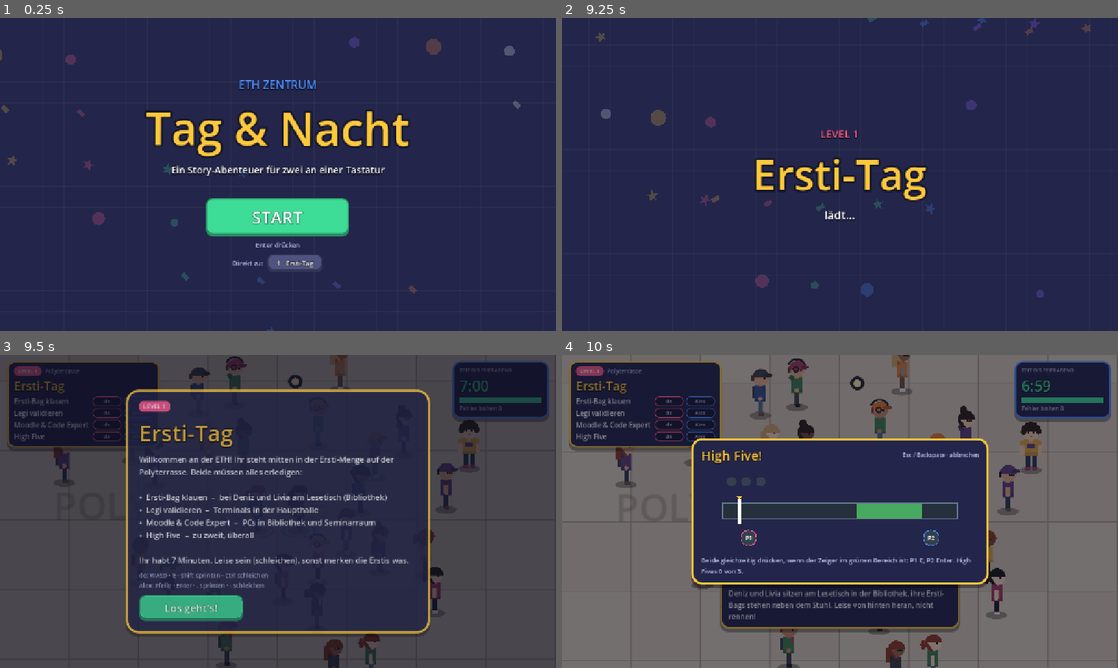
Above: before the commit, frames 1-4 (two rows, left to right).
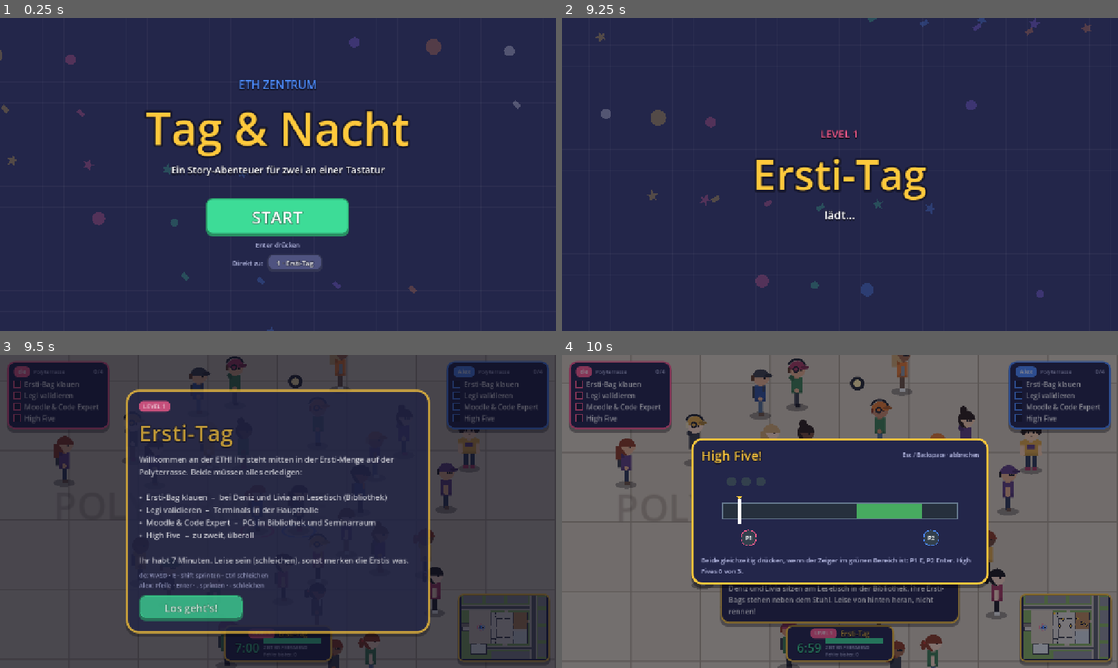
Above: after the commit, the same moments.

Repository: fzehnder/viscon-game
Game: Godot game, scene res://menu.tscn
Same seed, same stepped clock (60 frames per second), same inputs: the game is played once before the commit and once after it.
Inputs (mouse positions are in pixels of both pictures, inside the frame that each line leads up to):
- Up to frame 1 (0.25 s): no input
- Up to frame 2 (9.25 s): click "START" at 0.5 s; tap Enter at 1.25, 8.1 s; move the mouse to (962, 158) at 1.27 s; hold D 1.28-2 s; tap E at 1.35 s; click (962, 158) at 1.42 s; tap Space at 1.52, 4.52, 6.02, 6.77, 7.52, 9.02 s; click (878, 205) at 2.02 s; type "Alex" at 2.1 s; click "Bewerbung abschicken" at 2.75 s; click "Foto machen" at 3.5 s; move the mouse to (728, 190) at 4.27 s; hold S 4.28-5.03 s; tap Shift at 4.35 s; click (728, 190) at 4.42 s; move the mouse to (895, 105) at 5.02 s; hold D 5.03-5.78 s; tap Ctrl at 5.1 s; click (895, 105) at 5.17 s; move the mouse to (812, 237) at 5.77 s; hold W 5.78-6.53 s; tap 1 at 5.85 s; click (812, 237) at 5.92 s; move the mouse to (1006, 221) at 6.52 s; hold A 6.53-8.03 s; tap 2 at 6.6 s; click (1006, 221) at 6.67 s; move the mouse to (673, 127) at 7.27 s; tap 3 at 7.35 s; click (673, 127) at 7.42 s; move the mouse to (867, 174) at 8.02 s; hold S 8.03-8.78 s; click (867, 174) at 8.17 s; move the mouse to (756, 96) at 8.77 s; hold D from 8.78 s (still down); tap Keypad Enter at 8.85 s; click (756, 96) at 8.92 s
- Up to frame 3 (9.5 s): keep holding D
- Up to frame 4 (10 s): move the mouse to (962, 495) at 9.52 s; release D at 9.53 s; hold W from 9.53 s (still down); tap 2 at 9.6 s; click (962, 495) at 9.67 s; tap Space at 9.77 s; tap Enter (start) at 9.8 s

Frames 1-2 are identical in both runs. In frame 3, 8.4% of the frame differs, in the area x 1-99%, y 2-99%; in frame 4, 15%, in the area x 1-99%, y 1-100%.

Commit message:
HUD: tasks on each player's side, mini map, smooth split screen
- one task card per player: P1 (WASD) top left, P2 (arrow keys) top right,
  with tick boxes, a counter and the zone that player is in
- level and timer move to a compact card at the bottom centre, so that
  nothing covers the players along the top
- mini map bottom right: campus, both players, open tasks, hunting Opps
- split screen: always two half views; together they form one picture, to
  split each camera glides to its player and the divider grows in. No more
  jump when the players drift apart or come back together. Zoom now goes
  through main.zoom for both cameras

Co-Authored-By: Claude Opus 5.5 <noreply@anthropic.com>

Diff:
--- a/godot/scripts/hud.gd
+++ b/godot/scripts/hud.gd
@@ -1,19 +1,24 @@
 extends CanvasLayer
-## Screen overlay in the playful style: task card with per-player chips, timer, interaction prompts,
-## bouncy toasts, big "done!" celebrations with confetti, and the start / win / lose screens.
+## Screen overlay in the playful style: one task card per player on that player's side of the
+## screen (P1 left, P2 right), level and timer bottom centre, mini map bottom right,
+## interaction prompts, bouncy toasts, big "done!" celebrations with confetti, and the
+## start / win / lose screens.
+## Nothing sits in the top centre: while the players share one picture, the one further up can
+## be anywhere along the top between the two task cards.
 
 const CH = preload("res://scripts/characters.gd")
 const KEYS = preload("res://scripts/controls.gd")
 const UI = preload("res://scripts/ui.gd")
+const M = preload("res://scripts/map_data.gd")
+const BAR_W := 132.0
 
 var main
 var root: Control
-# task card
-var tag_l: Label
-var zone_l: Label
+# one task card per player: [panel, zone label, counter label, box for the rows]
+var cards: Array = []
+var task_rows: Array = [[], []]   # per player: [row, tick, label]
 var title_l: Label
-var task_box: VBoxContainer
-var task_rows: Array = []      # day: [row, [chip0, chip1], [state0, state1]]; night: [label]
+var minimap: Control
 # timer / meter
 var meter_title: Label
 var meter_l: Label
@@ -72,6 +77,88 @@
 		draw_colored_polygon(UI2.star_points(Vector2(210, 45), 12, 5, t * 3.0), UI2.GREEN)
 
 
+## Check box in front of a task: empty frame, filled with a tick once the task is done.
+class Tick:
+	extends Control
+	var col := Color.WHITE
+	var on := false
+
+	func _draw() -> void:
+		var r := Rect2(Vector2.ZERO, size)
+		draw_rect(r, col if on else Color(0, 0, 0, 0.3))
+		draw_rect(r, col, false, 2.0)
+		if on:
+			draw_polyline(PackedVector2Array([Vector2(3.5, 8.5), Vector2(7.0, 12.0), Vector2(12.5, 4.5)]), Color.WHITE, 2.2)
+
+
+## Mini map: the whole campus, both players, what is still to do (in the colour of whoever still
+## has to do it, yellow = both) and Opps that are chasing somebody right now.
+class MiniMap:
+	extends Control
+	const M2 = preload("res://scripts/map_data.gd")
+	const UI2 = preload("res://scripts/ui.gd")
+	const KEYS2 = preload("res://scripts/controls.gd")
+	const TS := 32.0
+	const PX := 1.75   # screen pixels per tile
+	var main
+	var tex: ImageTexture
+	var map_px := Vector2.ONE
+	var t := 0.0
+
+	func _ready() -> void:
+		mouse_filter = Control.MOUSE_FILTER_IGNORE
+		texture_filter = CanvasItem.TEXTURE_FILTER_NEAREST
+		var w: int = main.data["W"]
+		var h: int = main.data["H"]
+		map_px = Vector2(w, h) * TS
+		custom_minimum_size = Vector2(w, h) * PX
+		var cols := {M2.GRASS: "86b25e", M2.ROAD: "5b5f66", M2.WALK: "bfbaaf", M2.PAVE: "d6ccb8", M2.STONE: "dcd8cf",
+			M2.WOOD: "b98a57", M2.WALL: "3d4148", M2.MARBLE: "e1dccf", M2.TILE: "e3e9e9", M2.ROOF: "8f9297",
+			M2.RAIL: "8b8479", M2.CARPET: "b98a57", M2.LAB: "cfd8dc"}
+		var img := Image.create(w, h, false, Image.FORMAT_RGB8)
+		for y in h:
+			for x in w:
+				var c := Color(String(cols.get(main.data["map"][y * w + x], "86b25e")))
+				if main.night:
+					c = c.darkened(0.5).lerp(Color("1c2b4d"), 0.3)
+				img.set_pixel(x, y, c)
+		tex = ImageTexture.create_from_image(img)
+
+	func _process(delta: float) -> void:
+		t += delta
+		queue_redraw()
+
+	func _at(world_px: Vector2) -> Vector2:
+		return world_px / map_px * size
+
+	func _draw() -> void:
+		draw_texture_rect(tex, Rect2(Vector2.ZERO, size), false)
+		var dark := Color(0.08, 0.09, 0.17)
+		if main.state == "play":
+			# what is still to do
+			for goal in main.goal_positions():
+				var gp: Vector2 = goal[0] if goal is Array else goal
+				var gc: Color = goal[1] if goal is Array else UI2.YELLOW
+				var p := _at(gp)
+				var dia := PackedVector2Array([p + Vector2(0, -4), p + Vector2(3.5, 0), p + Vector2(0, 4), p + Vector2(-3.5, 0)])
+				draw_colored_polygon(dia, gc)
+				draw_polyline(dia + PackedVector2Array([dia[0]]), dark, 1.0)
+			# Opps on the hunt
+			for op in main.opps:
+				if op.angry and op.state == op.JAGD:
+					var po := _at(op.global_position)
+					draw_circle(po, 4.5 + sin(t * 12.0), UI2.RED)
+					draw_arc(po, 6.5, 0.0, TAU, 16, UI2.RED, 1.0)
+		# the two players, always on top
+		for i in main.players.size():
+			var pl = main.players[i]
+			var pp := _at(pl.global_position)
+			var col := Color(KEYS2.TAG_COLORS[i])
+			draw_arc(pp, 6.0 + 2.0 * (sin(t * 4.0 + i * PI) * 0.5 + 0.5), 0.0, TAU, 16, Color(col, 0.55), 1.2)
+			draw_circle(pp, 4.3, dark)
+			draw_circle(pp, 3.2, col)
+
+
 func _bar(w: float, fill_col: Color) -> Array:
 	var bar := Control.new()
 	bar.custom_minimum_size = Vector2(w, 12)
@@ -122,48 +209,96 @@
 	arrows.set_anchors_and_offsets_preset(Control.PRESET_FULL_RECT)
 	arrows.draw.connect(_draw_arrows)
 
-	# ---- top-left: task card
-	var tl := UI.panel(UI.NAVY, UI.YELLOW, 18, 12)
-	root.add_child(tl)
-	tl.position = Vector2(16, 14)
-	var v := VBoxContainer.new()
-	v.add_theme_constant_override("separation", 4)
-	tl.add_child(v)
-	var head := HBoxContainer.new()
-	head.add_theme_constant_override("separation", 8)
-	v.add_child(head)
-	var pill := _pill("LEVEL %d" % Game.level, UI.PINK)
-	head.add_child(pill[0])
-	tag_l = pill[1]
-	zone_l = UI.label("", 13, UI.MUTED)
-	head.add_child(zone_l)
-	title_l = UI.label("Nacht" if main.night else String(main.lv["name"]), 28, UI.YELLOW, 6)
-	v.add_child(title_l)
-	task_box = VBoxContainer.new()
-	task_box.add_theme_constant_override("separation", 4)
-	v.add_child(task_box)
-
-	# ---- top-right: timer or visibility meter
-	timer_card = UI.panel(UI.NAVY, UI.BLUE, 18, 12)
+	# ---- top corners: the tasks of each player on that player's side (P1 left, P2 right)
+	for i in 2:
+		var pc := Color(KEYS.TAG_COLORS[i])
+		var card := UI.panel(UI.NAVY, pc, 18, 12)
+		card.custom_minimum_size = Vector2(236, 0)
+		root.add_child(card)
+		card.offset_top = 14
+		if i == 0:
+			card.offset_left = 16
+		else:
+			card.anchor_left = 1.0
+			card.anchor_right = 1.0
+			card.offset_left = -252
+			card.offset_right = -16
+			card.grow_horizontal = Control.GROW_DIRECTION_BEGIN
+		var v := VBoxContainer.new()
+		v.add_theme_constant_override("separation", 5)
+		card.add_child(v)
+		var head := HBoxContainer.new()
+		head.add_theme_constant_override("separation", 8)
+		v.add_child(head)
+		head.add_child(_pill(Game.name_of(i), pc, 14)[0])
+		var zl := UI.label("", 12, UI.MUTED)
+		zl.size_flags_horizontal = Control.SIZE_EXPAND_FILL
+		zl.clip_text = true
+		head.add_child(zl)
+		var cl := UI.label("", 13, UI.MUTED)
+		head.add_child(cl)
+		var box := VBoxContainer.new()
+		box.add_theme_constant_override("separation", 3)
+		v.add_child(box)
+		cards.append([card, zl, cl, box])
+
+	# ---- bottom centre: level and timer (or the visibility meter at night). Yellow = for both.
+	timer_card = UI.panel(UI.NAVY, UI.YELLOW, 16, 8)
 	root.add_child(timer_card)
-	timer_card.anchor_left = 1.0
-	timer_card.anchor_right = 1.0
-	timer_card.offset_left = -236
-	timer_card.offset_right = -16
-	timer_card.offset_top = 14
-	timer_card.grow_horizontal = Control.GROW_DIRECTION_BEGIN
+	timer_card.anchor_left = 0.5
+	timer_card.anchor_right = 0.5
+	timer_card.anchor_top = 1.0
+	timer_card.anchor_bottom = 1.0
+	timer_card.offset_left = -125
+	timer_card.offset_right = 125
+	timer_card.offset_top = -88
+	timer_card.offset_bottom = -14
+	timer_card.grow_horizontal = Control.GROW_DIRECTION_BOTH
+	timer_card.grow_vertical = Control.GROW_DIRECTION_BEGIN
 	var v2 := VBoxContainer.new()
-	v2.add_theme_constant_override("separation", 4)
+	v2.add_theme_constant_override("separation", 0)
 	timer_card.add_child(v2)
-	meter_title = UI.label("SICHTBARKEIT" if main.night else String(main.lv.get("timer_title", "ZEIT BIS FEIERABEND")), 12, UI.MUTED)
-	v2.add_child(meter_title)
-	meter_l = UI.label("", 34, UI.GREEN, 7)
-	v2.add_child(meter_l)
-	var mb := _bar(190, UI.GREEN)
-	v2.add_child(mb[0])
+	var head2 := HBoxContainer.new()
+	head2.alignment = BoxContainer.ALIGNMENT_CENTER
+	head2.add_theme_constant_override("separation", 8)
+	v2.add_child(head2)
+	head2.add_child(_pill("LEVEL %d" % Game.level, UI.PINK, 11)[0])
+	title_l = UI.label("Nacht" if main.night else String(main.lv["name"]), 16, UI.YELLOW, 4)
+	head2.add_child(title_l)
+	var row2 := HBoxContainer.new()
+	row2.alignment = BoxContainer.ALIGNMENT_CENTER
+	row2.add_theme_constant_override("separation", 10)
+	v2.add_child(row2)
+	meter_l = UI.label("", 20 if main.night else 28, UI.GREEN, 6)
+	row2.add_child(meter_l)
+	var side := VBoxContainer.new()
+	side.alignment = BoxContainer.ALIGNMENT_CENTER
+	side.add_theme_constant_override("separation", 2)
+	row2.add_child(side)
+	var mb := _bar(BAR_W, UI.GREEN)
+	side.add_child(mb[0])
 	meter_fill = mb[1]
-	status_l = UI.label("", 13, UI.MUTED)
-	v2.add_child(status_l)
+	meter_title = UI.label("SICHTBARKEIT" if main.night else String(main.lv.get("timer_title", "ZEIT BIS FEIERABEND")), 10, UI.MUTED)
+	side.add_child(meter_title)
+	status_l = UI.label("", 10, UI.MUTED)
+	side.add_child(status_l)
+
+	# ---- bottom right: mini map of the campus with both players and what is still to do
+	var mp := UI.panel(UI.NAVY, UI.YELLOW, 12, 4)
+	root.add_child(mp)
+	mp.anchor_left = 1.0
+	mp.anchor_right = 1.0
+	mp.anchor_top = 1.0
+	mp.anchor_bottom = 1.0
+	mp.offset_left = -226
+	mp.offset_right = -14
+	mp.offset_top = -171
+	mp.offset_bottom = -14
+	mp.grow_horizontal = Control.GROW_DIRECTION_BEGIN
+	mp.grow_vertical = Control.GROW_DIRECTION_BEGIN
+	minimap = MiniMap.new()
+	minimap.main = main
+	mp.add_child(minimap)
 
 	# ---- bottom-left: ability (night only)
 	ab_panel = UI.panel(UI.NAVY, UI.PURPLE, 16, 10)
@@ -188,8 +323,8 @@
 		var pc := Color(KEYS.TAG_COLORS[i])
 		var pp := UI.panel(UI.NAVY, pc, 16, 8)
 		root.add_child(pp)
-		pp.anchor_left = 0.25 + 0.5 * i
-		pp.anchor_right = 0.25 + 0.5 * i
+		pp.anchor_left = 0.3 + 0.4 * i   # between the timer in the middle and the corners
+		pp.anchor_right = 0.3 + 0.4 * i
 		pp.anchor_top = 1.0
 		pp.anchor_bottom = 1.0
 		pp.offset_top = -74
@@ -215,8 +350,8 @@
 	toast_p.anchor_bottom = 1.0
 	toast_p.offset_left = -270
 	toast_p.offset_right = 270
-	toast_p.offset_bottom = -92
-	toast_p.offset_top = -190
+	toast_p.offset_bottom = -104
+	toast_p.offset_top = -202
 	toast_p.grow_vertical = Control.GROW_DIRECTION_BEGIN
 	var tv := VBoxContainer.new()
 	toast_p.add_child(tv)
@@ -378,91 +513,62 @@
 	UI.sfx("success")
 
 
-# ------------------------------------------------------------------ task card
-func _short(n: String) -> String:
-	return n if n.length() <= 7 else n.substr(0, 6) + "."
-
-
-func _chip(i: int) -> Array:
-	var p := PanelContainer.new()
-	var sb := StyleBoxFlat.new()
-	sb.bg_color = Color(0, 0, 0, 0.3)
-	sb.border_color = Color(KEYS.TAG_COLORS[i])
-	sb.set_border_width_all(2)
-	sb.set_corner_radius_all(9)
-	sb.content_margin_left = 7
-	sb.content_margin_right = 7
-	sb.content_margin_top = 1
-	sb.content_margin_bottom = 2
-	p.add_theme_stylebox_override("panel", sb)
-	p.mouse_filter = Control.MOUSE_FILTER_IGNORE
-	p.custom_minimum_size = Vector2(66, 0)
-	var l := UI.label(_short(Game.name_of(i)), 12, UI.MUTED)
-	l.horizontal_alignment = HORIZONTAL_ALIGNMENT_CENTER
-	p.add_child(l)
-	return [p, l, sb]
-
-
-func _build_tasks(objs: Array) -> void:
-	for r in task_rows:
+# ------------------------------------------------------------------ task cards
+func _build_tasks(pid: int, objs: Array) -> void:
+	for r in task_rows[pid]:
 		(r[0] as Control).queue_free()
-	task_rows.clear()
+	task_rows[pid] = []
+	var box: VBoxContainer = cards[pid][3]
 	for o in objs:
-		if o.size() == 3 and o[2] is Array:
-			var row := HBoxContainer.new()
-			row.add_theme_constant_override("separation", 6)
-			task_box.add_child(row)
-			var name_l := UI.label(String(o[0]), 16, UI.WHITE)
-			name_l.custom_minimum_size = Vector2(176, 0)
-			row.add_child(name_l)
-			var chips: Array = [_chip(0), _chip(1)]
-			for c in chips:
-				row.add_child(c[0])
-			task_rows.append([row, chips, [false, false], name_l])
-		else:
-			var l := UI.label("", 15, UI.WHITE)
-			task_box.add_child(l)
-			task_rows.append([l])
-
-
+		var row := HBoxContainer.new()
+		row.add_theme_constant_override("separation", 8)
+		box.add_child(row)
+		var tick := Tick.new()
+		tick.col = Color(KEYS.TAG_COLORS[pid])
+		tick.custom_minimum_size = Vector2(16, 16)
+		tick.size_flags_vertical = Control.SIZE_SHRINK_CENTER
+		tick.mouse_filter = Control.MOUSE_FILTER_IGNORE
+		row.add_child(tick)
+		var l := UI.label(String(o[0]), 16, UI.WHITE)
+		row.add_child(l)
+		task_rows[pid].append([row, tick, l])
+
+
+## Day: every task has a state per player. Night: one shared list, shown on both sides.
 func _update_tasks() -> void:
 	var objs: Array = main.objectives()
-	if task_rows.size() != objs.size():
-		_build_tasks(objs)
-	for k in objs.size():
-		var o: Array = objs[k]
-		var r: Array = task_rows[k]
-		if r.size() == 1:
-			var l: Label = r[0]
-			l.text = ("[x] " if o[1] else "[ ] ") + String(o[0])
-			l.label_settings.font_color = UI.MUTED if o[1] else (UI.WHITE if o[2] else Color(1, 1, 1, 0.35))
-			continue
-		var states: Array = o[2]
-		var all_done: bool = states[0] and states[1]
-		(r[3] as Label).label_settings.font_color = UI.GREEN if all_done else UI.WHITE
-		for i in 2:
-			var c: Array = r[1][i]
-			var on: bool = states[i]
-			if on == r[2][i]:
+	for pid in 2:
+		if task_rows[pid].size() != objs.size():
+			_build_tasks(pid, objs)
+		var n_done := 0
+		for k in objs.size():
+			var o: Array = objs[k]
+			var r: Array = task_rows[pid][k]
+			var per_player: bool = o[2] is Array
+			var on: bool = o[2][pid] if per_player else o[1]
+			var active: bool = true if per_player else o[2]
+			if on:
+				n_done += 1
+			(r[2] as Label).label_settings.font_color = UI.GREEN if on else (UI.WHITE if active else Color(1, 1, 1, 0.35))
+			var tick: Tick = r[1]
+			if on == tick.on:
 				continue
-			r[2][i] = on
-			var sb: StyleBoxFlat = c[2]
-			sb.bg_color = Color(KEYS.TAG_COLORS[i]) if on else Color(0, 0, 0, 0.3)
-			(c[1] as Label).label_settings.font_color = UI.WHITE if on else UI.MUTED
+			tick.on = on
+			tick.queue_redraw()
 			if on:
-				var chip: Control = c[0]
-				chip.pivot_offset = chip.size / 2.0
-				chip.scale = Vector2(1.6, 1.6)
-				chip.create_tween().tween_property(chip, "scale", Vector2.ONE, 0.35).set_trans(Tween.TRANS_BACK).set_ease(Tween.EASE_OUT)
+				tick.pivot_offset = tick.size / 2.0
+				tick.scale = Vector2(2.2, 2.2)
+				tick.create_tween().tween_property(tick, "scale", Vector2.ONE, 0.4).set_trans(Tween.TRANS_BACK).set_ease(Tween.EASE_OUT)
+		(cards[pid][2] as Label).text = "%d/%d" % [n_done, objs.size()]
+		(cards[pid][1] as Label).text = main.world.zone_at(main.players[pid].global_position)
 
 
 # ------------------------------------------------------------------ per frame
 func refresh(delta: float) -> void:
-	zone_l.text = main.zone
 	_update_tasks()
 	if main.night:
 		var m: float = main.max_meter()
-		meter_fill.size = Vector2(190.0 * m, 12)
+		meter_fill.size = Vector2(BAR_W * m, 12)
 		var c := UI.GREEN
 		var txt := "UNENTDECKT"
 		if m >= 0.6:
@@ -485,7 +591,7 @@
 		var c2 := UI.GREEN if frac > 0.4 else (UI.YELLOW if frac > 0.15 else UI.RED)
 		meter_l.label_settings.font_color = c2
 		meter_fill.color = c2
-		meter_fill.size = Vector2(190.0 * frac, 12)
+		meter_fill.size = Vector2(BAR_W * frac, 12)
 		status_l.text = "Fehler bisher: %d" % main.mistakes_total
 		var sec := int(left)
 		if main.state == "play" and sec != last_sec:
--- a/godot/scripts/main.gd
+++ b/godot/scripts/main.gd
@@ -10,6 +10,9 @@
 ##   finale(done)                 after the last task, e.g. a cutscene; must call done
 ## Camera: one shared view while the players are close, split screen when they drift apart
 ## or while one of them is in a minigame (the minigame then opens on that player's half).
+## There are always two half-screen views. While the players are together, the two cameras sit
+## side by side and the halves form one picture; to split, each camera glides over to its own
+## player and the divider grows in (split_k goes from 0 to 1), so nothing ever jumps.
 
 const MapData = preload("res://scripts/map_data.gd")
 const WorldScript = preload("res://scripts/world.gd")
@@ -34,6 +37,8 @@
 const ZOOM_MAX := 3.6
 const SPLIT_AT := 0.7      # split when the players are further apart than this share of the screen
 const MERGE_AT := 0.45     # merge again when closer than this share
+const SPLIT_TIME := 0.7    # seconds for the two views to drift apart or back together
+const CAM_FOLLOW := 9.0    # how quickly the cameras follow (higher = tighter)
 const STEAL_BEHIND := 1.9  # rad: you must be at least this far from where the Ersti is looking
 
 var data: Dictionary
@@ -83,8 +88,12 @@
 var vps: Array = []    # SubViewport per view (both share one World2D)
 var cams: Array = []
 var divider: ColorRect
-var split := false
-var zoom := 2.5
+var split := false       # where it is heading: true = two separate views
+var split_k := 0.0       # where it is right now: 0 = one picture, 1 = fully split
+var cam_mid := Vector2.ZERO   # smoothed camera targets: middle between the players, P1, P2
+var cam_a := Vector2.ZERO
+var cam_b := Vector2.ZERO
+var zoom := 2.5          # change this (also in tweens), both cameras follow
 
 
 func _ready() -> void:
@@ -144,7 +153,7 @@
 	hud = HudScript.new()
 	hud.main = self
 	add_child(hud)
-	_update_cameras(true)
+	_update_cameras(0.0, true)
 	var controls := "%s: WASD · E · Shift sprinten · Ctrl schleichen\n%s: Pfeile · Enter · . sprinten · - schleichen" % [Game.name_of(0), Game.name_of(1)]
 	if night:
 		var d: Dictionary = CH.DEPTS[dept]
@@ -292,11 +301,10 @@
 		vcs.append(c)
 		vps.append(v)
 	vps[1].world_2d = vps[0].world_2d
+	vps[1].render_target_update_mode = SubViewport.UPDATE_ALWAYS
 	for i in 2:
 		var cam := Camera2D.new()
 		cam.zoom = Vector2(zoom, zoom)
-		cam.position_smoothing_enabled = true
-		cam.position_smoothing_speed = 7.0
 		cam.limit_left = 0
 		cam.limit_top = 0
 		cam.limit_right = int(float(data["W"]) * TS)
@@ -313,23 +321,17 @@
 
 func _layout_views() -> void:
 	var vs: Vector2 = get_viewport().get_visible_rect().size
-	if split:
-		var hw := floorf(vs.x / 2.0)
-		vcs[0].position = Vector2.ZERO
-		vcs[0].size = Vector2(hw - 3.0, vs.y)
-		vcs[1].visible = true
-		vcs[1].position = Vector2(hw + 3.0, 0.0)
-		vcs[1].size = Vector2(vs.x - hw - 3.0, vs.y)
-		divider.visible = true
-		divider.position = Vector2(hw - 3.0, 0.0)
-		divider.size = Vector2(6.0, vs.y)
-		vps[1].render_target_update_mode = SubViewport.UPDATE_ALWAYS
-	else:
-		vcs[0].position = Vector2.ZERO
-		vcs[0].size = vs
-		vcs[1].visible = false
-		divider.visible = false
-		vps[1].render_target_update_mode = SubViewport.UPDATE_DISABLED
+	var hw := floorf(vs.x / 2.0)
+	vcs[0].position = Vector2.ZERO
+	vcs[0].size = Vector2(hw, vs.y)
+	vcs[1].position = Vector2(hw, 0.0)
+	vcs[1].size = Vector2(vs.x - hw, vs.y)
+	# the divider grows out of the middle while the views separate
+	var e := smoothstep(0.0, 1.0, split_k)
+	divider.visible = e > 0.01
+	divider.size = Vector2(6.0 * e, vs.y)
+	divider.position = Vector2(hw - 3.0 * e, 0.0)
+	divider.modulate.a = e
 
 
 func _solo_minigame_open() -> bool:
@@ -338,7 +340,15 @@
 	return minis[0] != minis[1]
 
 
-func _update_cameras(snap: bool = false) -> void:
+## Keeps a camera centre so far from the map border that the view shows no outside.
+func _clamp_view(p: Vector2, view: Vector2) -> Vector2:
+	var m := Vector2(float(data["W"]), float(data["H"])) * TS
+	var x := m.x / 2.0 if view.x >= m.x else clampf(p.x, view.x / 2.0, m.x - view.x / 2.0)
+	var y := m.y / 2.0 if view.y >= m.y else clampf(p.y, view.y / 2.0, m.y - view.y / 2.0)
+	return Vector2(x, y)
+
+
+func _update_cameras(delta: float = 0.0, snap: bool = false) -> void:
 	if players.size() < 2:
 		return
 	var a: Vector2 = players[0].global_position + CAM_OFFSET
@@ -352,12 +362,25 @@
 			split = false
 	elif d.x > vs.x * SPLIT_AT / zoom or d.y > vs.y * SPLIT_AT / zoom:
 		split = true
+	var goal := 1.0 if split else 0.0
+	split_k = goal if snap else move_toward(split_k, goal, delta / SPLIT_TIME)
 	_layout_views()
-	cams[0].global_position = a if split else (a + b) / 2.0
-	cams[1].global_position = b
-	if snap:
-		for c in cams:
-			c.reset_smoothing()
+	# world size of the whole picture and of the two halves
+	var full := vs / zoom
+	var wl: float = vcs[0].size.x / zoom
+	var wr: float = vcs[1].size.x / zoom
+	var f := 1.0 if snap else 1.0 - exp(-CAM_FOLLOW * delta)
+	cam_mid += (_clamp_view((a + b) / 2.0, full) - cam_mid) * f
+	cam_a += (_clamp_view(a, Vector2(wl, full.y)) - cam_a) * f
+	cam_b += (_clamp_view(b, Vector2(wr, full.y)) - cam_b) * f
+	# together: the halves show the left and the right part of one picture around cam_mid
+	var left := Vector2(cam_mid.x - full.x / 2.0 + wl / 2.0, cam_mid.y)
+	var right := Vector2(cam_mid.x + full.x / 2.0 - wr / 2.0, cam_mid.y)
+	var e := smoothstep(0.0, 1.0, split_k)
+	cams[0].global_position = left.lerp(cam_a, e)
+	cams[1].global_position = right.lerp(cam_b, e)
+	for c in cams:
+		c.zoom = Vector2(zoom, zoom)
 
 
 func _unhandled_input(event: InputEvent) -> void:
@@ -374,8 +397,6 @@
 			dz = -0.2
 	if dz != 0.0:
 		zoom = clampf(zoom + dz, ZOOM_MIN, ZOOM_MAX)
-		for c in cams:
-			c.zoom = Vector2(zoom, zoom)
 
 
 ## World position -> screen position in P1's view (used by the HUD ping arrows).
@@ -394,7 +415,7 @@
 
 
 func _process(delta: float) -> void:
-	_update_cameras()
+	_update_cameras(delta)
 	if state in ["caught", "won", "lost"]:
 		if Input.is_action_just_pressed("restart"):
 			get_tree().reload_current_scene()
@@ -888,7 +909,6 @@
 	minis[pid] = mg
 	nears[pid] = null
 	players[pid].enabled = false
-	_update_cameras()
 	add_child(mg)
 	mg.open(kind, params, dept)
 	mg.mistake.connect(func():
Not shown, changed: CLAUDE.md
Not shown, changed: godot/README.md
